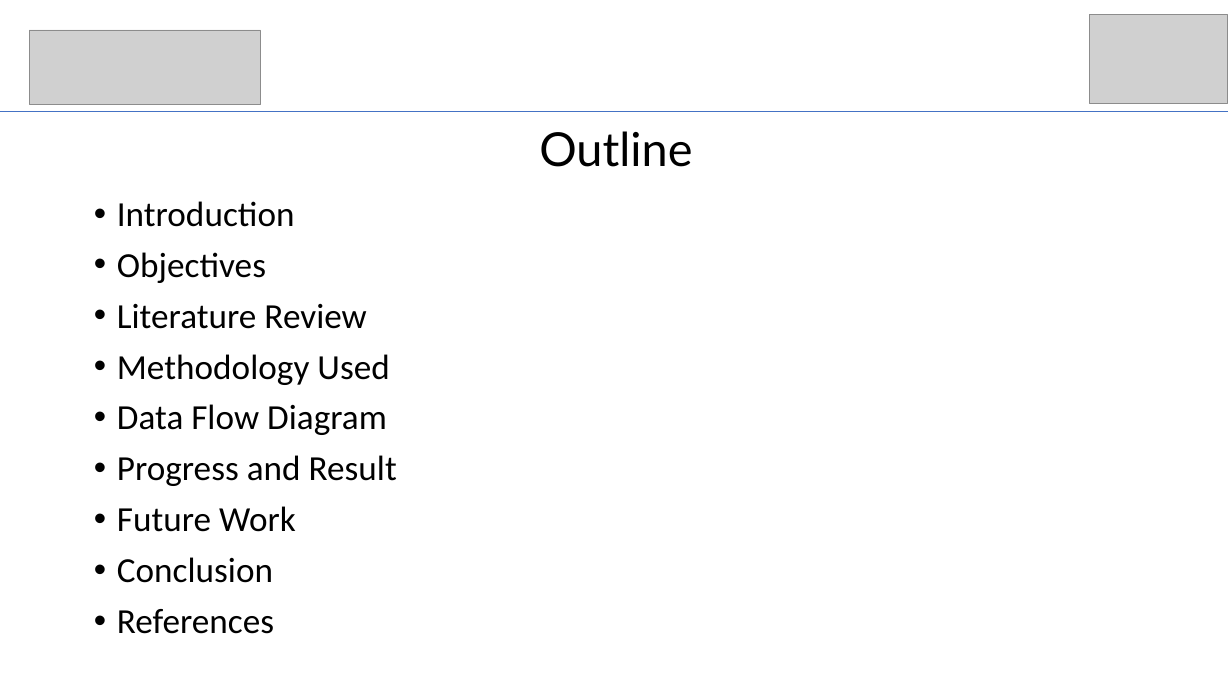
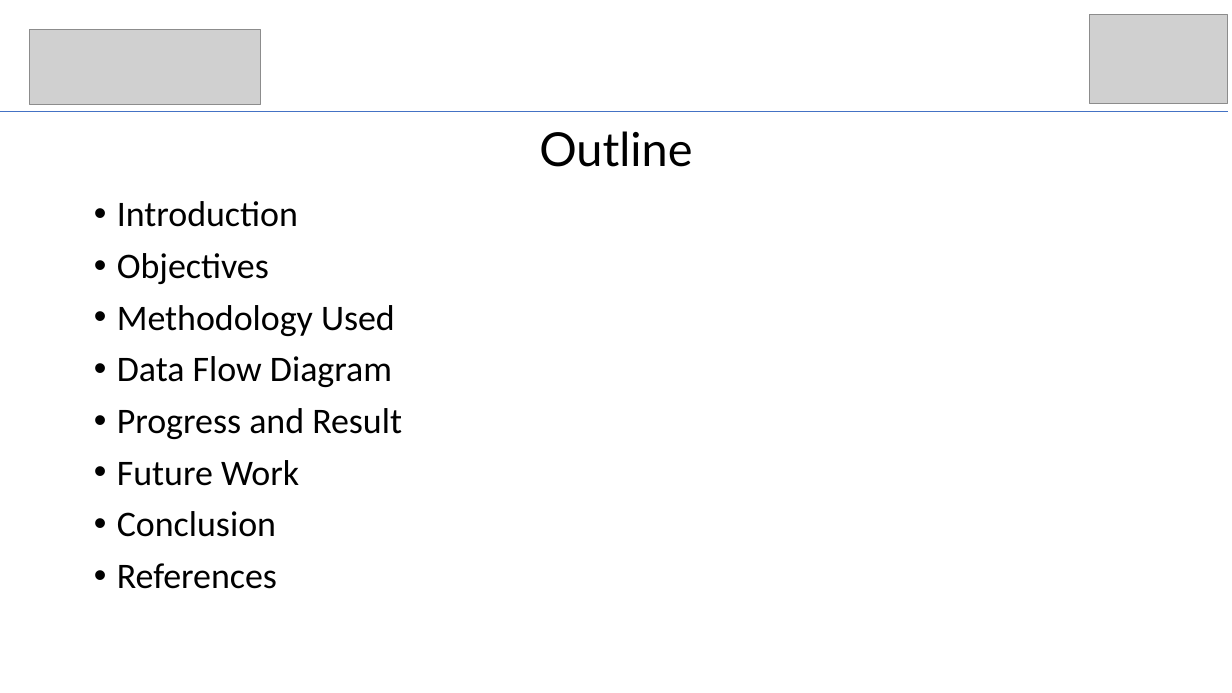
Before and after one commit to UdayRajSingh288/URL_Phishing_Detection_System, a slide deck: slide 2 of phishing_detection_application_presentation_3.pptx. Drawn at 1232x693 pixels with LibreOffice and Linux fonts; fonts in the diff are those of the drawing; grey boxes stand for pictures. Boxes give left, top, right and bottom in pixels: in the first picture for what was removed or moved away, otherwise in the second. Text is boxed around its words. In the diff, an @@ line names an element or a change of style, - is before the commit and + after.

```diff
--- a/phishing_detection_application_presentation_3.pptx
+++ b/phishing_detection_application_presentation_3.pptx
@@ text "Introduction" at [117, 201, 402, 589]: size 27.4 to 28 pt @@
@@ text at [117, 304, 366, 329]: paragraph removed @@
-• Literature Review
```
Also in this commit, not shown: 7 other slides changed, 2 slides added, 3 slides removed.
